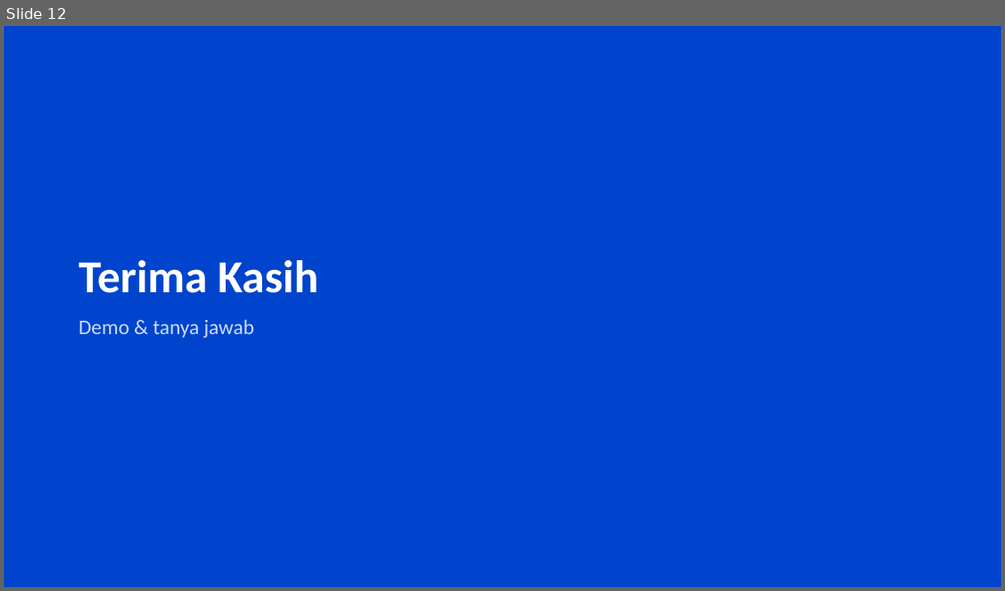
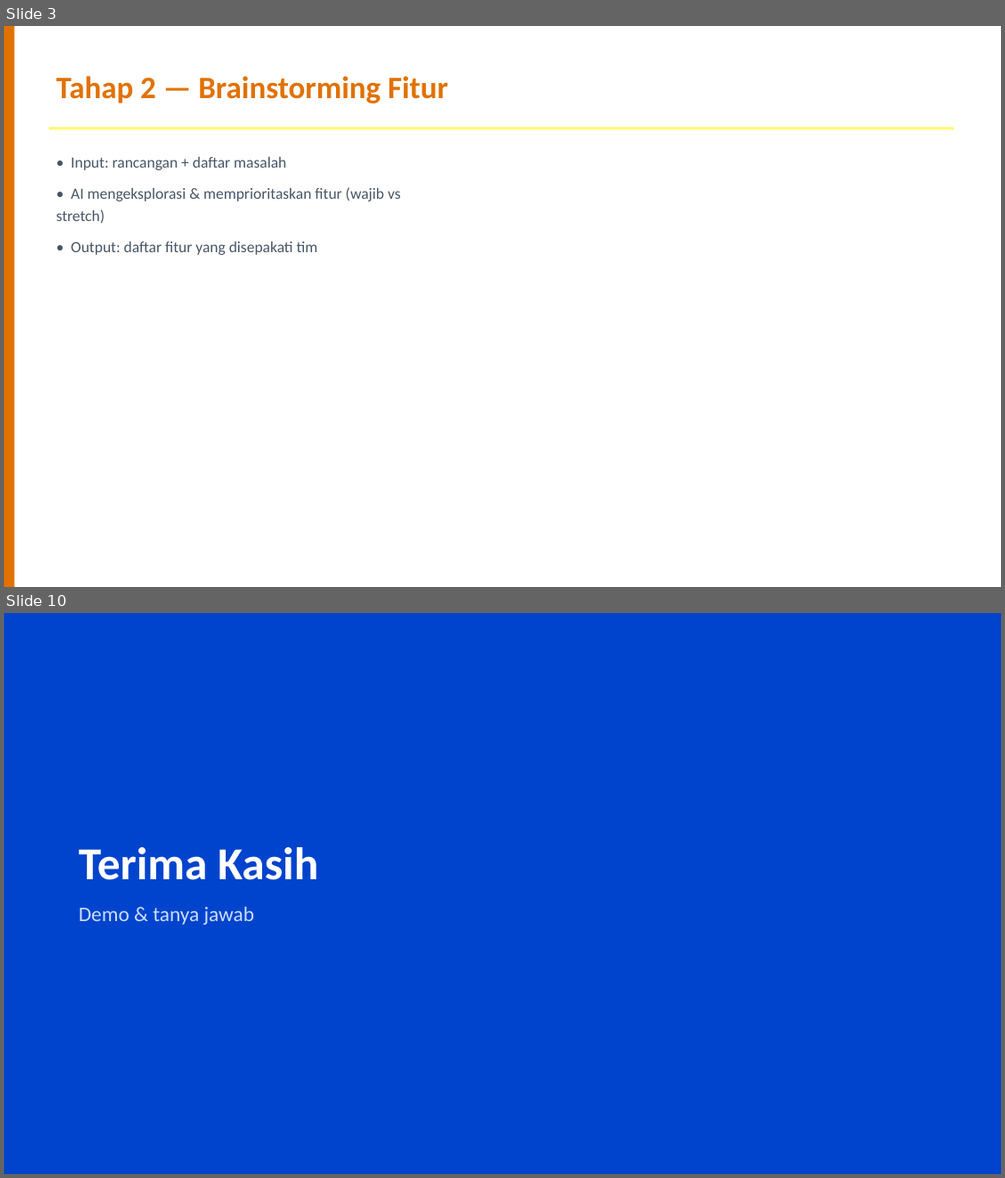
Before and after one commit to dhenta312/hackathon-appraisal, a slide deck: Presentasi-Penilaian-Kinerja.pptx. Shown one above the other, each under a label of ours: slide 12 before the commit, slides 3 and 10 after it; the slides between them are not shown. The pictures are 1005x591 and 1005x1178 pixels, drawn with LibreOffice and Linux fonts; fonts in the diff are those of the drawing. Boxes give left, top, right and bottom in pixels: in the first picture for what was removed or moved away, otherwise in the second. Text is boxed around its words. In the diff, an @@ line names an element or a change of style, - is before the commit and + after.

```diff
--- a/Presentasi-Penilaian-Kinerja.pptx
+++ b/Presentasi-Penilaian-Kinerja.pptx
@@ slide 3 added at box(4, 26, 1001, 587), background #FFFFFF @@
@@ rectangle added at box(4, 26, 15, 587), fill #E17100 @@
@@ text added at box(57, 76, 448, 103), 30 pt, text #E17100, bold @@
+Tahap 2 — Brainstorming Fitur
@@ rectangle added at box(48, 127, 954, 130), fill #FFF67A @@
@@ text added at box(57, 157, 401, 255), 15 pt, text #475569 @@
+• Input: rancangan + daftar masalah
+• AI mengeksplorasi & memprioritaskan fitur (wajib vs stretch)
+• Output: daftar fitur yang disepakati tim
@@ what was slide 12 is now slide 10 @@
```
Also in this commit, not shown: 2 slides changed, 6 other slides added, 9 slides removed, 2 other files.
